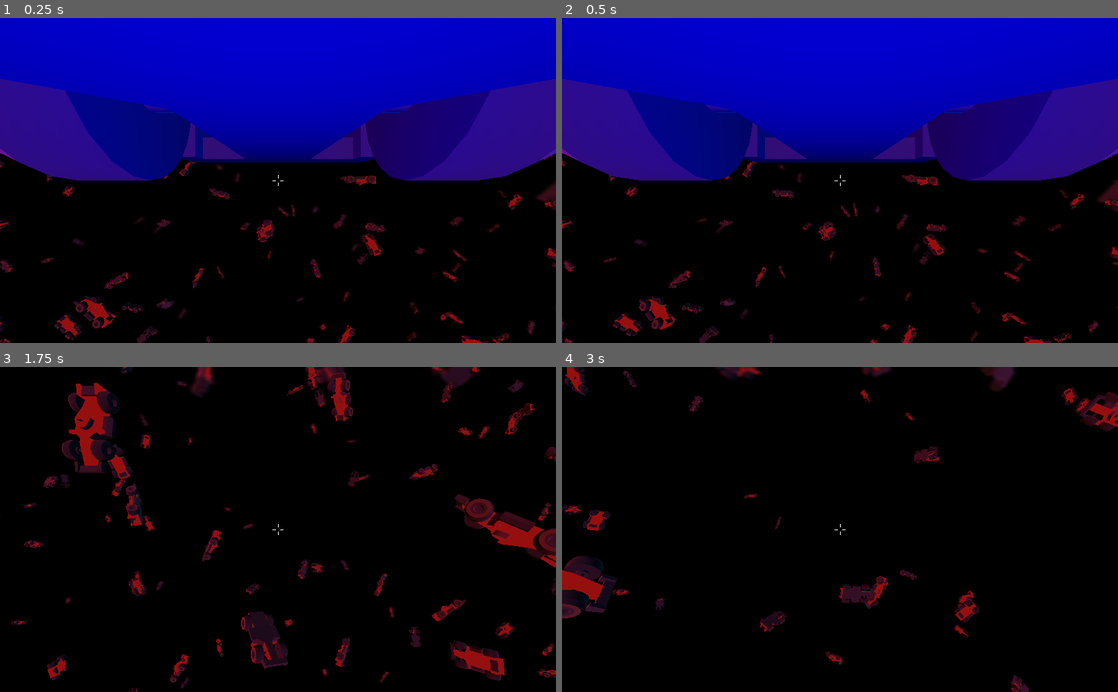
Above: before the commit, frames 1-4 (two rows, left to right).
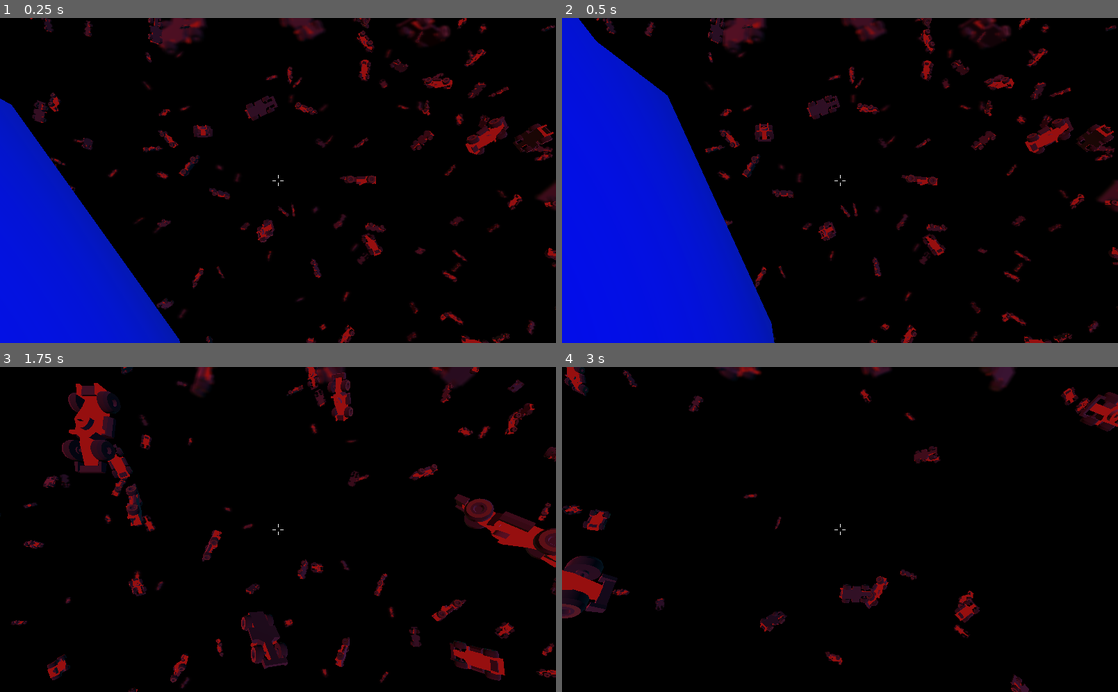
Above: after the commit, the same moments.

Repository: kiwily/game-jam-brackeys-2022
Game: Godot game, scene res://worlds/world-1/world.tscn
Same seed, same stepped clock (60 frames per second), same inputs: the game is played once before the commit and once after it. Before the commit the project starts from res://world/world.tscn.
Inputs (mouse positions are in pixels of both pictures, inside the frame that each line leads up to):
- Up to frame 1 (0.25 s): no input
- Up to frame 2 (0.5 s): no input
- Up to frame 3 (1.75 s): move the mouse to (305, 529) at 0.52 s; hold W (forward) from 0.53 s (still down); click (305, 529) at 0.6 s; move the mouse to (250, 529) at 1.27 s; click (250, 529) at 1.35 s
- Up to frame 4 (3 s): keep holding W (forward); move the mouse to (851, 523) at 2.02 s; click (851, 523) at 2.1 s; move the mouse to (834, 536) at 2.77 s; click (834, 536) at 2.85 s

The runs differ from the first frame. In frame 1, 58% of the frame differs, in the area x 0-100%, y 0-100%; in frame 2, 62%; in frame 3, less than 0.1%; in frame 4, less than 0.1%.

Commit message:
Change level rought

Diff:
--- /dev/null
+++ b/project/autoloads/scene-manager.gd
@@ -0,0 +1,27 @@
+extends Node
+
+var loader : ResourceInteractiveLoader
+
+func goto_scene(path : String) -> void:
+	loader = ResourceLoader.load_interactive(path)
+	if loader == null:
+		print("[Error] Loader is not defined, path is: %s" % path)
+		return
+	set_process(true)
+
+func _process(delta):
+	if loader == null:
+		set_process(false)
+		return
+
+	var err : int = loader.poll()
+
+	if err == ERR_FILE_EOF: # Finished loading
+		var resource : Resource = loader.get_resource()
+		loader = null
+		get_tree().change_scene_to(resource)
+	elif err == OK:
+		print('Scene is loading ...')
+	else:
+		print('[Error] Loader returns %d' % err)
+		loader = null
--- /dev/null
+++ b/project/autoloads/world-manager.gd
@@ -0,0 +1,16 @@
+extends Node
+
+var current_world : int = 1
+var number_of_world : int = 2
+
+func get_world_path(world_index : int) -> String:
+	return "res://worlds/world-%d/world.tscn" % world_index
+
+func has_next_world():
+	if current_world < number_of_world:
+		return true
+	return false
+
+func goto_next_world():
+	current_world += 1
+	SceneManager.goto_scene(get_world_path(current_world))
--- a/project/objects/race.tscn
+++ /dev/null
@@ -1,50 +0,0 @@
-[gd_scene load_steps=6 format=2]
-
-[ext_resource path="res://materials/race/race.tscn" type="PackedScene" id=1]
-[ext_resource path="res://objects/object.gd" type="Script" id=2]
-
-[sub_resource type="SphereShape" id=1]
-
-[sub_resource type="Animation" id=2]
-length = 0.001
-tracks/0/type = "value"
-tracks/0/path = NodePath("CollisionShape:disabled")
-tracks/0/interp = 1
-tracks/0/loop_wrap = true
-tracks/0/imported = false
-tracks/0/enabled = true
-tracks/0/keys = {
-"times": PoolRealArray( 0 ),
-"transitions": PoolRealArray( 1 ),
-"update": 0,
-"values": [ false ]
-}
-
-[sub_resource type="Animation" id=3]
-resource_name = "destroy"
-tracks/0/type = "value"
-tracks/0/path = NodePath("CollisionShape:disabled")
-tracks/0/interp = 1
-tracks/0/loop_wrap = true
-tracks/0/imported = false
-tracks/0/enabled = true
-tracks/0/keys = {
-"times": PoolRealArray( 0, 1 ),
-"transitions": PoolRealArray( 1, 1 ),
-"update": 1,
-"values": [ false, true ]
-}
-
-[node name="Race" type="Area"]
-script = ExtResource( 2 )
-
-[node name="CollisionShape" type="CollisionShape" parent="."]
-shape = SubResource( 1 )
-
-[node name="AnimationPlayer" type="AnimationPlayer" parent="."]
-anims/RESET = SubResource( 2 )
-anims/destroy = SubResource( 3 )
-
-[node name="race" parent="." instance=ExtResource( 1 )]
-
-[connection signal="animation_finished" from="AnimationPlayer" to="." method="_on_AnimationPlayer_animation_finished"]
--- a/project/project.godot
+++ b/project/project.godot
@@ -11,8 +11,13 @@
 [application]
 
 config/name="project"
-run/main_scene="res://world/world.tscn"
+run/main_scene="res://worlds/world-1/world.tscn"
 config/icon="res://icon.png"
+
+[autoload]
+
+WorldManager="*res://autoloads/world-manager.gd"
+SceneManager="*res://autoloads/scene-manager.gd"
 
 [input]
 
--- a/project/target-manager/target-manager.gd
+++ b/project/target-manager/target-manager.gd
@@ -18,7 +18,7 @@
 var rng = RandomNumberGenerator.new()
 
 func _ready():
-	for i in range(number_of_target):
+	for _i in range(number_of_target):
 		add_target_at_random()
 
 func add_target_at_random() -> void:
@@ -53,6 +53,7 @@
 
 	target.object = object_scene.instance()
 	target.add_child(target.object)
+	target.object.connect("destroyed", target, "_on_Object_Destroyed")
 
 	target.init_object_movement(target_rayons, target_velocities, target_rotation_velocities)
 	target.object.global_scale(Vector3(object_scale, object_scale, object_scale))
--- a/project/target/target.gd
+++ b/project/target/target.gd
@@ -1,4 +1,6 @@
 extends Spatial
+
+signal destroyed
 
 var object : Spatial
 
@@ -37,5 +39,6 @@
 	object.rotate_y(rotation_velocities.y * delta)
 	object.rotate_z(rotation_velocities.z * delta)
 
-func _on_destroyed():
+func _on_Object_Destroyed():
+	emit_signal("destroyed")
 	queue_free()
--- a/project/world/world.gd
+++ /dev/null
@@ -1,24 +0,0 @@
-extends Spatial
-
-onready var player : KinematicBody = $Player
-onready var target : Area = $Target
-
-onready var audio_stream_player : AudioStreamPlayer = $AudioStreamPlayer
-var searching: bool = true
-
-func launch_start() -> void:
-	# Place target at random
-	pass
-
-func _process(delta):
-	if searching:
-		var player_to_target : Vector3 = (target.global_transform.origin - player.global_transform.origin).normalized()
-		var player_direction : Vector3 = - player.camera.global_transform.basis.z.normalized()
-
-		var dot : float = player_direction.dot(player_to_target)
-		audio_stream_player.pitch_scale = 2 - dot
-
-
-func _on_Target_destroyed():
-	searching = false
-	print("victory")
--- a/project/world/world.tscn
+++ /dev/null
@@ -1,67 +0,0 @@
-[gd_scene load_steps=7 format=2]
-
-[ext_resource path="res://objects/race-object.tscn" type="PackedScene" id=1]
-[ext_resource path="res://target-manager/target-manager.tscn" type="PackedScene" id=2]
-[ext_resource path="res://assets/audio/Ludum Dare 38 - Track 8.wav" type="AudioStream" id=3]
-[ext_resource path="res://world/world.gd" type="Script" id=4]
-[ext_resource path="res://player/player.tscn" type="PackedScene" id=5]
-[ext_resource path="res://world/world.tres" type="Environment" id=6]
-
-[node name="World" type="Spatial"]
-script = ExtResource( 4 )
-
-[node name="Player" parent="." instance=ExtResource( 5 )]
-
-[node name="WorldEnvironment" type="WorldEnvironment" parent="."]
-environment = ExtResource( 6 )
-
-[node name="Pourpre" type="DirectionalLight" parent="."]
-light_color = Color( 0.580392, 0.14902, 0.333333, 1 )
-light_specular = 2.0
-
-[node name="Ciel" type="DirectionalLight" parent="."]
-transform = Transform( -1, 0, -8.74228e-08, 0, 1, 0, 8.74228e-08, 0, -1, 0, 0, 0 )
-light_color = Color( 0.101961, 0.635294, 0.509804, 1 )
-light_energy = 0.4
-light_specular = 1.0
-
-[node name="AudioStreamPlayer" type="AudioStreamPlayer" parent="."]
-stream = ExtResource( 3 )
-autoplay = true
-
-[node name="Target" parent="." instance=ExtResource( 1 )]
-
-[node name="Unreals" type="Spatial" parent="."]
-
-[node name="Near" parent="Unreals" instance=ExtResource( 2 )]
-object_scene = ExtResource( 1 )
-
-[node name="Medium" parent="Unreals" instance=ExtResource( 2 )]
-object_scene = ExtResource( 1 )
-object_scale = 25.0
-number_of_target = 50
-minimum_rayon = Vector3( 180, 180, 180 )
-maximum_rayon = Vector3( 220, 220, 220 )
-maximum_rotation_velocity = 0.2
-maximum_velocity = 0.04
-
-[node name="Far" parent="Unreals" instance=ExtResource( 2 )]
-object_scene = ExtResource( 1 )
-object_scale = 500.0
-number_of_target = 2
-minimum_rayon = Vector3( 480, 480, 480 )
-maximum_rayon = Vector3( 520, 520, 520 )
-maximum_rotation_velocity = 0.01
-maximum_velocity = 20.0
-
-[node name="Bleu" type="DirectionalLight" parent="."]
-transform = Transform( -4.37114e-08, 0, 1, 0, 1, 0, -1, 0, -4.37114e-08, 0, 0, 0 )
-light_color = Color( 0, 0.133333, 0.454902, 1 )
-light_energy = 0.4
-light_specular = 2.0
-
-[node name="Rouge" type="DirectionalLight" parent="."]
-transform = Transform( 1.19249e-08, 0, -1, 0, 1, 0, 1, 0, 1.19249e-08, 0, 0, 0 )
-light_color = Color( 1, 0, 0, 1 )
-light_energy = 0.5
-light_specular = 1.0
--- a/project/world/world.tres
+++ b/project/worlds/world-1/world.tres
@@ -5,11 +5,9 @@
 [resource]
 background_mode = 1
 background_sky = SubResource( 1 )
-ambient_light_color = Color( 0.8, 0.0196078, 0, 1 )
-ambient_light_energy = 16.0
 dof_blur_far_enabled = true
-dof_blur_far_distance = 0.03
-dof_blur_far_transition = 97.23
+dof_blur_far_distance = 0.3
+dof_blur_far_transition = 100.0
 glow_intensity = 1.0
 glow_strength = 1.6
 glow_bloom = 0.02
--- /dev/null
+++ b/project/worlds/world-1/world.tscn
@@ -0,0 +1,80 @@
+[gd_scene load_steps=8 format=2]
+
+[ext_resource path="res://objects/race-object.tscn" type="PackedScene" id=1]
+[ext_resource path="res://target-manager/target-manager.tscn" type="PackedScene" id=2]
+[ext_resource path="res://assets/audio/Ludum Dare 38 - Track 8.wav" type="AudioStream" id=3]
+[ext_resource path="res://worlds/world.gd" type="Script" id=4]
+[ext_resource path="res://player/player.tscn" type="PackedScene" id=5]
+[ext_resource path="res://worlds/world-1/world.tres" type="Environment" id=6]
+[ext_resource path="res://target/target.tscn" type="PackedScene" id=7]
+
+[node name="World" type="Spatial"]
+script = ExtResource( 4 )
+
+[node name="WorldEnvironment" type="WorldEnvironment" parent="."]
+environment = ExtResource( 6 )
+
+[node name="AudioStreamPlayer" type="AudioStreamPlayer" parent="."]
+stream = ExtResource( 3 )
+autoplay = true
+
+[node name="Player" parent="." instance=ExtResource( 5 )]
+
+[node name="Lights" type="Spatial" parent="."]
+
+[node name="Rouge" type="DirectionalLight" parent="Lights"]
+transform = Transform( 1.19249e-08, 0, -1, 0, 1, 0, 1, 0, 1.19249e-08, 0, 0, 0 )
+light_color = Color( 1, 0, 0, 1 )
+light_energy = 0.5
+light_specular = 1.0
+
+[node name="Bleu" type="DirectionalLight" parent="Lights"]
+transform = Transform( -4.37114e-08, 0, 1, 0, 1, 0, -1, 0, -4.37114e-08, 0, 0, 0 )
+light_color = Color( 0, 0.133333, 0.454902, 1 )
+light_energy = 0.4
+light_specular = 2.0
+
+[node name="Ciel" type="DirectionalLight" parent="Lights"]
+transform = Transform( -1, 0, -8.74228e-08, 0, 1, 0, 8.74228e-08, 0, -1, 0, 0, 0 )
+light_color = Color( 0.101961, 0.635294, 0.509804, 1 )
+light_energy = 0.4
+light_specular = 1.0
+
+[node name="Pourpre" type="DirectionalLight" parent="Lights"]
+light_color = Color( 0.580392, 0.14902, 0.333333, 1 )
+light_specular = 2.0
+
+[node name="Unreals" type="Spatial" parent="."]
+
+[node name="Near" parent="Unreals" instance=ExtResource( 2 )]
+object_scene = ExtResource( 1 )
+
+[node name="Medium" parent="Unreals" instance=ExtResource( 2 )]
+object_scene = ExtResource( 1 )
+object_scale = 25.0
+number_of_target = 50
+minimum_rayon = Vector3( 180, 180, 180 )
+maximum_rayon = Vector3( 220, 220, 220 )
+maximum_rotation_velocity = 0.2
+maximum_velocity = 0.04
+
+[node name="Far" parent="Unreals" instance=ExtResource( 2 )]
+object_scene = ExtResource( 1 )
+object_scale = 500.0
+number_of_target = 2
+minimum_rayon = Vector3( 480, 480, 480 )
+maximum_rayon = Vector3( 520, 520, 520 )
+maximum_rotation_velocity = 0.01
+maximum_velocity = 20.0
+
+[node name="Target" parent="." instance=ExtResource( 7 )]
+
+[node name="Reals" type="Spatial" parent="."]
+
+[node name="TargetManager" parent="Reals" instance=ExtResource( 2 )]
+object_scene = ExtResource( 1 )
+number_of_target = 1
+maximum_spawn_distance = Vector3( 0, 0, 0 )
+maximum_rayon = Vector3( 0, 0, 0 )
+
+[connection signal="destroyed" from="Target" to="." method="_on_Target_destroyed"]
--- /dev/null
+++ b/project/worlds/world-2/world.tres
@@ -0,0 +1,14 @@
+[gd_resource type="Environment" load_steps=2 format=2]
+
+[sub_resource type="ProceduralSky" id=1]
+
+[resource]
+background_mode = 1
+background_sky = SubResource( 1 )
+dof_blur_far_enabled = true
+dof_blur_far_distance = 0.3
+dof_blur_far_transition = 100.0
+glow_intensity = 1.0
+glow_strength = 1.6
+glow_bloom = 0.02
+glow_blend_mode = 0
--- /dev/null
+++ b/project/worlds/world-2/world.tscn
@@ -0,0 +1,80 @@
+[gd_scene load_steps=8 format=2]
+
+[ext_resource path="res://objects/race-object.tscn" type="PackedScene" id=1]
+[ext_resource path="res://target-manager/target-manager.tscn" type="PackedScene" id=2]
+[ext_resource path="res://assets/audio/Ludum Dare 38 - Track 8.wav" type="AudioStream" id=3]
+[ext_resource path="res://worlds/world.gd" type="Script" id=4]
+[ext_resource path="res://player/player.tscn" type="PackedScene" id=5]
+[ext_resource path="res://worlds/world-1/world.tres" type="Environment" id=6]
+[ext_resource path="res://target/target.tscn" type="PackedScene" id=7]
+
+[node name="World" type="Spatial"]
+script = ExtResource( 4 )
+
+[node name="WorldEnvironment" type="WorldEnvironment" parent="."]
+environment = ExtResource( 6 )
+
+[node name="AudioStreamPlayer" type="AudioStreamPlayer" parent="."]
+stream = ExtResource( 3 )
+autoplay = true
+
+[node name="Player" parent="." instance=ExtResource( 5 )]
+
+[node name="Lights" type="Spatial" parent="."]
+
+[node name="Rouge" type="DirectionalLight" parent="Lights"]
+transform = Transform( 1.19249e-08, 0, -1, 0, 1, 0, 1, 0, 1.19249e-08, 0, 0, 0 )
+light_color = Color( 0.0627451, 0.909804, 0.0980392, 1 )
+light_energy = 0.5
+light_specular = 1.0
+
+[node name="Bleu" type="DirectionalLight" parent="Lights"]
+transform = Transform( -4.37114e-08, 0, 1, 0, 1, 0, -1, 0, -4.37114e-08, 0, 0, 0 )
+light_color = Color( 0.831373, 0.835294, 0.0823529, 1 )
+light_energy = 0.4
+light_specular = 2.0
+
+[node name="Ciel" type="DirectionalLight" parent="Lights"]
+transform = Transform( -1, 0, -8.74228e-08, 0, 1, 0, 8.74228e-08, 0, -1, 0, 0, 0 )
+light_color = Color( 0.717647, 0.835294, 0.807843, 1 )
+light_energy = 0.4
+light_specular = 1.0
+
+[node name="Pourpre" type="DirectionalLight" parent="Lights"]
+light_color = Color( 0.258824, 0.733333, 0.521569, 1 )
+light_specular = 2.0
+
+[node name="Unreals" type="Spatial" parent="."]
+
+[node name="Near" parent="Unreals" instance=ExtResource( 2 )]
+object_scene = ExtResource( 1 )
+
+[node name="Medium" parent="Unreals" instance=ExtResource( 2 )]
+object_scene = ExtResource( 1 )
+object_scale = 25.0
+number_of_target = 50
+minimum_rayon = Vector3( 180, 180, 180 )
+maximum_rayon = Vector3( 220, 220, 220 )
+maximum_rotation_velocity = 0.2
+maximum_velocity = 0.04
+
+[node name="Far" parent="Unreals" instance=ExtResource( 2 )]
+object_scene = ExtResource( 1 )
+object_scale = 500.0
+number_of_target = 2
+minimum_rayon = Vector3( 480, 480, 480 )
+maximum_rayon = Vector3( 520, 520, 520 )
+maximum_rotation_velocity = 0.01
+maximum_velocity = 20.0
+
+[node name="Target" parent="." instance=ExtResource( 7 )]
+
+[node name="Reals" type="Spatial" parent="."]
+
+[node name="TargetManager" parent="Reals" instance=ExtResource( 2 )]
+object_scene = ExtResource( 1 )
+number_of_target = 1
+maximum_spawn_distance = Vector3( 0, 0, 0 )
+maximum_rayon = Vector3( 0, 0, 0 )
+
+[connection signal="destroyed" from="Target" to="." method="_on_Target_destroyed"]
--- /dev/null
+++ b/project/worlds/world.gd
@@ -0,0 +1,33 @@
+extends Spatial
+
+signal succeeded
+
+onready var player : KinematicBody = $Player
+onready var reals : Spatial = $Reals
+
+onready var audio_stream_player : AudioStreamPlayer = $AudioStreamPlayer
+
+
+func _ready():
+	# Connect all real signal
+	for child in reals.get_children():
+		for target in child.get_children():
+			target.connect("destroyed", self, "_on_Target_destroyed")
+
+func _process(_delta):
+	pass
+#	var player_to_target : Vector3 = (target.global_transform.origin - player.global_transform.origin).normalized()
+#	var player_direction : Vector3 = - player.camera.global_transform.basis.z.normalized()
+
+#	var dot : float = player_direction.dot(player_to_target)
+#	audio_stream_player.pitch_scale = 2 - dot
+
+
+func _on_Target_destroyed():
+	set_process(false)
+	emit_signal("succeeded")
+	print("Succeeded")
+	if WorldManager.has_next_world():
+		WorldManager.goto_next_world()
+	else:
+		print("Game Finish")
